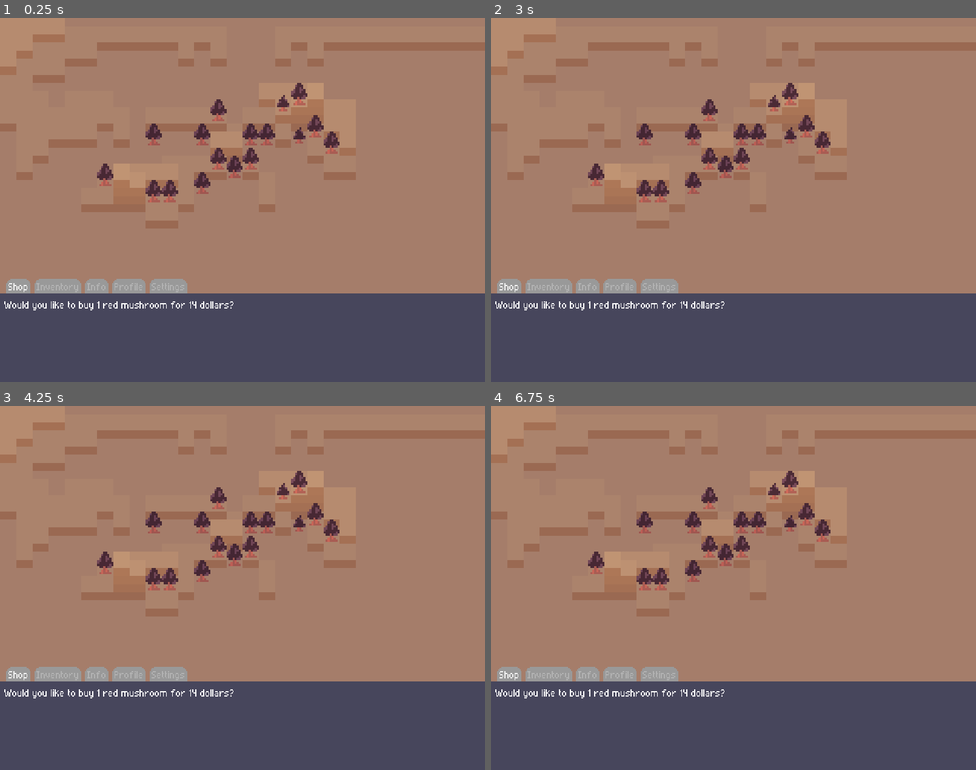
Above: before the commit, frames 1-4 (two rows, left to right).
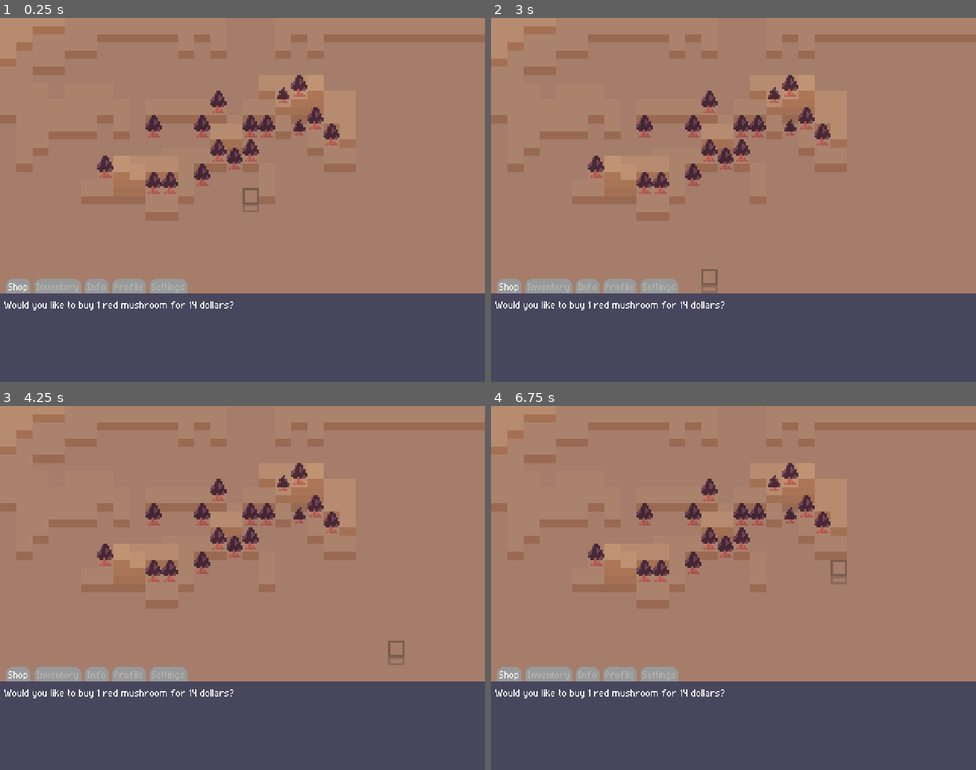
Above: after the commit, the same moments.

Repository: UHSGDC/Mushroom-Market
Game: Godot game, scene res://Main.tscn
The game is run twice, just before and just after one commit, with the same random seed, the same clock (stepped at 60 frames per second) and the same inputs.
Inputs (mouse positions are in pixels of both pictures, inside the frame that each line leads up to):
- Up to frame 1 (0.25 s): no input
- Up to frame 2 (3 s): tap Enter at 0.5, 2 s; move the mouse to (840, 181) at 0.52 s; press the mouse at (840, 181) at 0.53 s; tap Space at 1.25, 2.75 s; move the mouse to (636, 218) at 1.27 s; release the mouse at (636, 218) at 1.28 s; click (636, 218) at 1.35 s; move the mouse to (782, 119) at 2.02 s; press the mouse at (782, 119) at 2.03 s; move the mouse to (709, 272) at 2.77 s; release the mouse at (709, 272) at 2.78 s; click (709, 272) at 2.85 s
- Up to frame 3 (4.25 s): tap Enter at 3.5 s; move the mouse to (388, 642) at 3.52 s; press the mouse at (388, 642) at 3.53 s
- Up to frame 4 (6.75 s): tap Space at 4.25 s; move the mouse to (588, 533) at 4.27 s; release the mouse at (588, 533) at 4.28 s; click (588, 533) at 4.35 s; move the mouse to (757, 588) at 5.02 s; press the mouse at (757, 588) at 5.03 s; move the mouse to (660, 497) at 5.77 s; release the mouse at (660, 497) at 5.78 s; click (660, 497) at 5.85 s; move the mouse to (840, 569) at 6.52 s; press the mouse at (840, 569) at 6.53 s

The runs differ from the first frame. In frame 1, 7.8% of the frame differs, in the area x 0-100%, y 2-56%; in frame 2, 7.8%, in the area x 0-100%, y 2-76%; in frame 3, 7.8%; in frame 4, 7.8%.

Commit message:
Tile placement and modes working
fingers crossed the tilemap should be mostly implemented now. There are still some changes I want to make to the outline and possibly for invalid tiles.

Diff:
--- a/Mushroom Market/Scenes/Garden.tscn
+++ b/Mushroom Market/Scenes/Garden.tscn
@@ -7,47 +7,47 @@
 texture_filter = 1
 scale = Vector2(2, 2)
 
-[node name="LayerBase" type="TileMap" parent="."]
+[node name="Layer0" type="TileMap" parent="."]
 modulate = Color(0.8265, 0.81, 0.9, 1)
-position = Vector2(0, 4)
 tile_set = ExtResource("1_tgygg")
 cell_quadrant_size = 8
 format = 2
 layer_0/tile_data = PackedInt32Array(131072, 3, 0, 196608, 3, 0, 262144, 3, 0, 327680, 3, 0, 393216, 3, 0, 458752, 3, 0 …(9627 unchanged characters)…
 
-[node name="Layer0" type="TileMap" parent="."]
+[node name="Layer1" type="TileMap" parent="."]
 modulate = Color(0.856213, 0.8464, 0.92, 1)
+position = Vector2(0, -4)
 tile_set = ExtResource("1_tgygg")
 cell_quadrant_size = 8
 format = 2
 layer_0/tile_data = PackedInt32Array(131072, 3, 0, 196608, 3, 0, 262144, 3, 0, 327680, 3, 0, 393216, 3, 0, 458752, 3, 0 …(9627 unchanged characters)…
 
-[node name="Layer1" type="TileMap" parent="."]
+[node name="Layer2" type="TileMap" parent="."]
 modulate = Color(0.89206, 0.8836, 0.94, 1)
-position = Vector2(0, -4)
+position = Vector2(0, -8)
 tile_set = ExtResource("1_tgygg")
 cell_quadrant_size = 8
 format = 2
 layer_0/tile_data = PackedInt32Array(65536, 3, 0, 131072, 3, 0, 196608, 3, 0, 262144, 3, 0, 327680, 3, 0, 393216, 3, 0, …(1576 unchanged characters)…
 
-[node name="Layer2" type="TileMap" parent="."]
+[node name="Layer3" type="TileMap" parent="."]
 modulate = Color(0.94672, 0.9409, 0.97, 1)
-position = Vector2(0, -8)
+position = Vector2(0, -12)
 tile_set = ExtResource("1_tgygg")
 cell_quadrant_size = 8
 format = 2
 layer_0/tile_data = PackedInt32Array(65536, 3, 0, 131072, 3, 0, 65537, 3, 0, 655367, 3, 0, 655368, 3, 0, 655369, 3, 0,  …(443 unchanged characters)…
 
-[node name="Layer3" type="TileMap" parent="."]
+[node name="Layer4" type="TileMap" parent="."]
 modulate = Color(0.98208, 0.9801, 0.99, 1)
-position = Vector2(0, -12)
+position = Vector2(0, -16)
 tile_set = ExtResource("1_tgygg")
 cell_quadrant_size = 8
 format = 2
 layer_0/tile_data = PackedInt32Array(720903, 3, 0, 720904, 3, 0, 393233, 65540, 0, 393234, 3, 0, 393235, 3, 0)
 
-[node name="Layer4" type="TileMap" parent="."]
-position = Vector2(0, -16)
+[node name="Layer5" type="TileMap" parent="."]
+position = Vector2(0, -20)
 tile_set = ExtResource("1_tgygg")
 cell_quadrant_size = 8
 format = 2
@@ -55,7 +55,7 @@
 
 [node name="TileManager" type="Node2D" parent="." node_paths=PackedStringArray("layers")]
 script = ExtResource("3_83euq")
-layers = [NodePath("../Layer0"), NodePath("../Layer1"), NodePath("../Layer2"), NodePath("../Layer3"), NodePath("../Layer4")]
+layers = [NodePath("../Layer0"), NodePath("../Layer1"), NodePath("../Layer2"), NodePath("../Layer3"), NodePath("../Layer4"), NodePath("../Layer5")]
 
 [node name="Preview" type="Sprite2D" parent="TileManager"]
 show_behind_parent = true
--- a/Mushroom Market/scripts/tile_manager.gd
+++ b/Mushroom Market/scripts/tile_manager.gd
@@ -25,7 +25,6 @@
 @onready var _tile_size: int = layers[0].tile_set.tile_size.x
 
 
-
 func _ready() -> void:
 	print(layers.size())
 	Global.item_selected.connect(_on_item_selected)
@@ -33,42 +32,42 @@
 
 func _process(delta: float) -> void:
 	_layer_index = _check_for_tiles(layers.duplicate(), _tile_size)
-	if Input.is_action_just_pressed("change_tile"):
+
+
+func _input(event: InputEvent) -> void:
+	if event.is_action_pressed("change_tile"):
 		edit_tile_at_mouse(_layer_index, layers.duplicate())
 
 
 func _on_item_selected(item: Items.ID) -> void:
+	$Preview.texture = null
+	mode = Mode.SELECT
 	tile = Items.get_item_data(item)
 	if !tile:
-		mode = Mode.SELECT
 		return
-	$Preview.texture = tile.place_texture
+
+	print(tile.name)
 	if tile.use_tags.has(Items.Use.TILEMAP):
+		$Preview.texture = tile.place_texture
 		mode = tile.place_mode
-	else:
-		mode = Mode.NONE
 
 
 func edit_tile_at_mouse(layer_index: int, layer_list: Array[TileMap]) -> void:
-	print("this needs to be implemeented again")
-
-
-#func edit_tile_at_mouse(layer_index: int, layer_list: Array[TileMap]) -> void:
-#	var layer := layer_list[layer_index]
-#	if layer.get_cell_source_id(0, _current_tile) == -1:
-#		layer.set_cell(0, _current_tile, 3, Vector2i(0, 0))
-#		return
-#
-#	if layer_index + 1 >= layer_list.size():
-#		return
-#	var layer_above := layer_list[layer_index + 1]
-#	layer_above.set_cell(0, _current_tile, 3, Vector2i(0, 0))
-
-
-func delete_tile_at_mouse(layer_index: int, layer_list: Array[TileMap]) -> void:
-	var layer := layer_list[layer_index]
-
-	layer.set_cell(0, _current_tile, -1)
+	var layer = layer_list[layer_index]
+	if !_is_tile_valid:
+		return
+	match mode:
+		Mode.REMOVE:
+			layer.set_cell(0, _current_tile, -1)
+		Mode.SELECT:
+			print("selecting tile")
+		Mode.NONE:
+			print("currently doing nothing")
+		Mode.MUSHROOM_MODIFIER:
+			print("modify this shroom!!!")
+		_:
+			layer.set_cell(0, _current_tile, tile.tile_id, Vector2i(0, 0))
+			Global.change_inventory_item.call(tile.id, -1)
 
 
 func _check_for_tiles(layer_list: Array[TileMap], tile_size: int) -> int:
@@ -77,70 +76,68 @@
 		var tile_pos := layer.local_to_map(layer.get_local_mouse_position())
 		var tile_id := layer.get_cell_source_id(0, tile_pos)
 		var tile_item_id: Items.ID = Items.get_id_from_tile(tile_id)
-		var tile_above_id := layer_list[i + 1].get_cell_source_id(0, tile_pos) if i < layer_list.size() - 1 else -1
+		var tile_above_id := layer_list[i + 1].get_cell_source_id(0, tile_pos) if i < layer_list.size() - 1 else -2
+
+		var offset_tile_pos := layer.local_to_map(layer.get_local_mouse_position() + Vector2.UP * tile_size / 2)
+		var offset_tile_id :=  layer.get_cell_source_id(0, offset_tile_pos)
 		match mode:
 			Mode.MUSHROOM:
 				if tile_id != -1 and tile_above_id == -1 and Items.is_soil(tile_item_id):
 					_current_tile = tile_pos
-					$Preview.show()
 					i += 1
-					print("open!!!")
 				else:
-					$Preview.hide()
 					continue
-
 			Mode.OTHER_TILE:
 				if tile_id != -1 and tile_above_id == -1 and Items.is_whole(tile_item_id):
 					_current_tile = tile_pos
-					$Preview.show()
 					i += 1
-					print("open!!!")
 				else:
-					$Preview.hide()
 					continue
 			Mode.DIRT:
 				if tile_id != -1 and tile_above_id == -1:
 					_current_tile = tile_pos
-					$Preview.show()
 					i += 1
-					print("open!!!")
 				else:
-					$Preview.hide()
 					continue
 			Mode.SOIL:
-				pass
+				if Items.is_dirt(tile_item_id) and tile_above_id == -1:
+					_current_tile = tile_pos
+				else:
+					continue
 			Mode.PATH:
-				pass
+				if Items.is_dirt(tile_item_id) and tile_above_id == -1 and !Items.is_mushroom(Items.get_id_from_tile(tile_above_id)):
+					_current_tile = tile_pos
+				else:
+					continue
 			Mode.MUSHROOM_MODIFIER:
-				pass
+				if Items.is_mushroom(tile_item_id):
+					_current_tile = tile_pos
+				elif Items.is_mushroom(Items.get_id_from_tile(offset_tile_id)):
+					_current_tile = offset_tile_pos
+				else:
+					continue
 			Mode.SELECT:
-				pass
+				if tile_id != -1:
+					_current_tile = tile_pos
+				elif layer.get_cell_source_id(0, offset_tile_pos) != -1:
+					_current_tile = offset_tile_pos
+				else:
+					continue
 			Mode.REMOVE:
-				pass
+				if tile_id != -1:
+					_current_tile = tile_pos
+				elif layer.get_cell_source_id(0, offset_tile_pos) != -1:
+					_current_tile = offset_tile_pos
+				else:
+					continue
 			Mode.NONE:
 				print("mode is none lmao lol rofl xD")
 		var offset := Vector2i.UP * (tile_size / 2 * i)
+		$Preview.show()
+		_is_tile_valid = true
 		$Preview.global_position = _current_tile * tile_size + offset
 		return i
 
-	print("invalid")
-	return 0
-
-
-#func _check_for_tiles(layer_list: Array[TileMap], tile_size: int) -> int:
-#	for i in range(layer_list.size() - 1, -1, -1): # need to make match statements z... z.. for each mode z.. z.. z... ...
-#		var layer: TileMap = layer_list[i]
-#
-#		var tile_pos := layer.local_to_map(layer.get_local_mouse_position())
-#		if layer.get_cell_source_id(0, tile_pos) != -1:
-#			_current_tile = tile_pos
-#		elif i == 0:
-#			_current_tile = tile_pos
-#		else:
-#			continue
-#
-#		var offset := Vector2i.UP * (tile_size / 2 * i)
-#		$Preview.global_position = _current_tile * tile_size + offset
-#		return i
-#
-#	return 0
+	$Preview.hide()
+	_is_tile_valid = false
+	return -1
